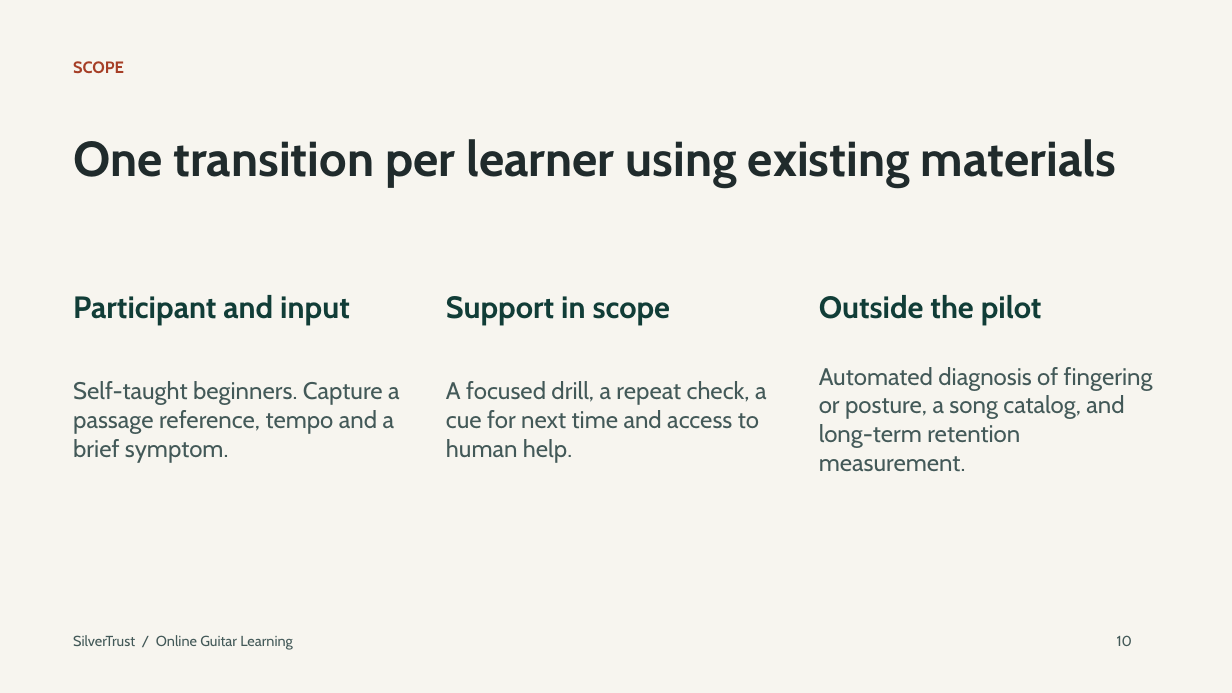
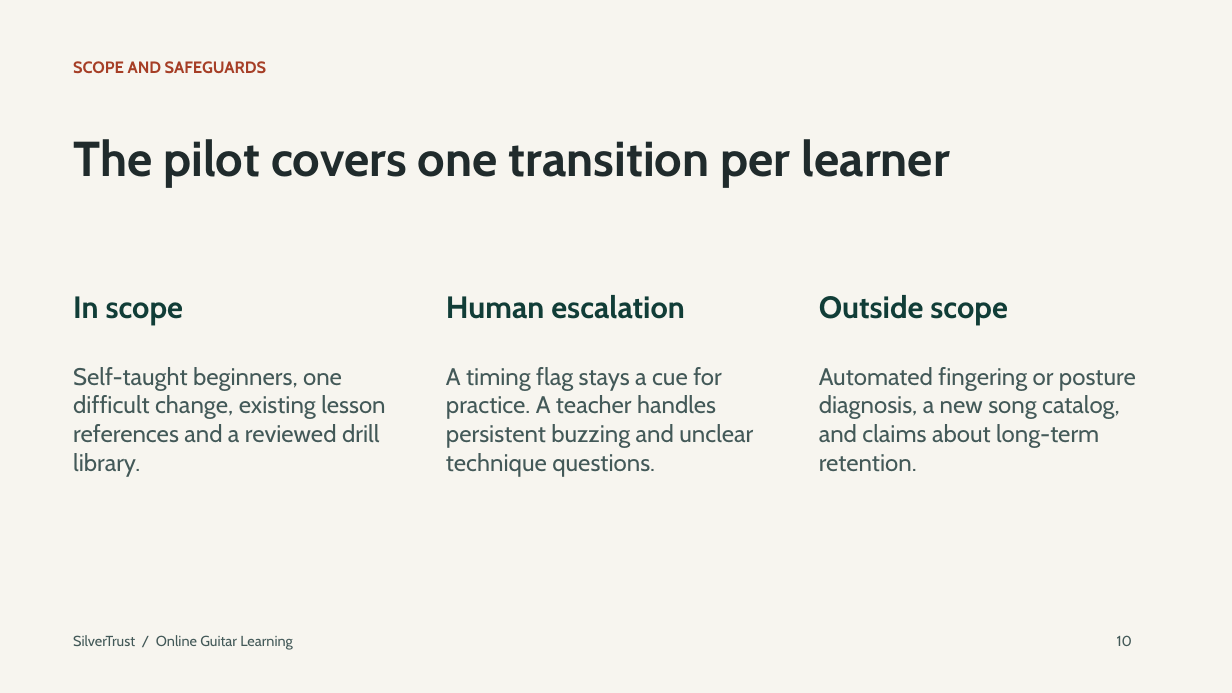
Before and after one commit to s-rostovskyi/silvertrust-ai-consulting, a slide deck: slide 10 of rostovskyi_consultant_online_guitar_solutions.pptx. Drawn at 1232x693 pixels with LibreOffice and Linux fonts; fonts in the diff are those of the drawing. Boxes give left, top, right and bottom in pixels: in the first picture for what was removed or moved away, otherwise in the second. Text is boxed around its words. In the diff, an @@ line names an element or a change of style, - is before the commit and + after.

```diff
--- a/rostovskyi_consultant_online_guitar_solutions.pptx
+++ b/rostovskyi_consultant_online_guitar_solutions.pptx
@@ text at [73, 61, 266, 73]: text changed @@
-SCOPE
+SCOPE AND SAFEGUARDS
@@ text at [73, 139, 950, 187]: text changed @@
-One transition per learner using existing materials
+The pilot covers one transition per learner
@@ text at [73, 296, 183, 325]: text changed @@
-Participant and input
+In scope
@@ text at [446, 295, 685, 319]: text changed @@
-Support in scope
+Human escalation
@@ text at [819, 295, 1008, 325]: text changed @@
-Outside the pilot
+Outside scope
@@ text at [73, 367, 385, 477]: text changed @@
-Self-taught beginners. Capture a passage reference, tempo and a brief symptom.
+Self-taught beginners, one difficult change, existing lesson references and a reviewed drill library.
@@ text at [446, 367, 753, 477]: text changed @@
-A focused drill, a repeat check, a cue for next time and access to human help.
+A timing flag stays a cue for practice. A teacher handles persistent buzzing and unclear technique questions.
@@ text at [819, 367, 1136, 472]: text changed @@
-Automated diagnosis of fingering or posture, a song catalog, and long-term retention measurement.
+Automated fingering or posture diagnosis, a new song catalog, and claims about long-term retention.
```
Also in this commit, not shown: 5 other slides changed, 6 slides added, 6 slides removed, 3 other files.
